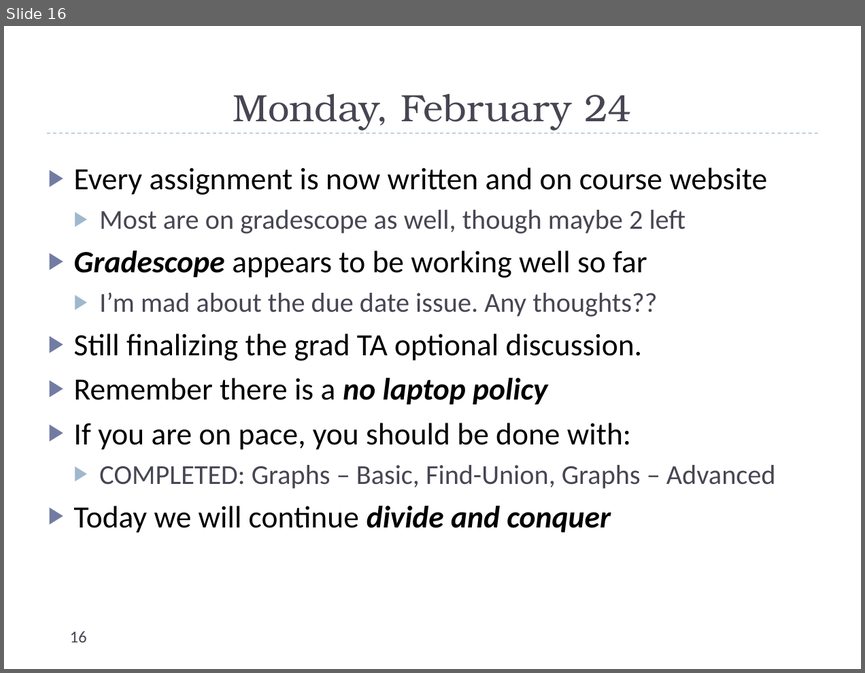
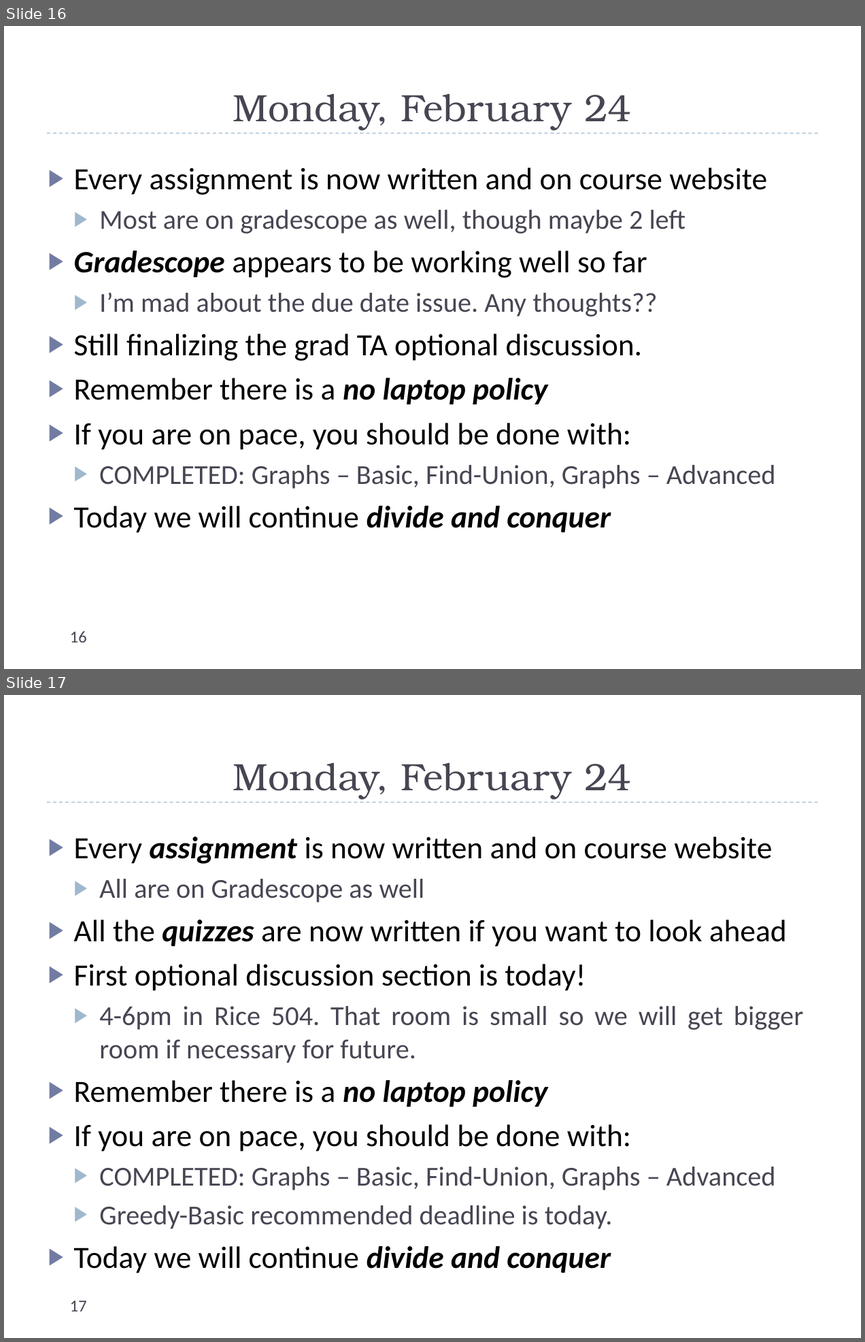
Before and after one commit to markfloryan/dsa2, a slide deck: slides/dailyAnnouncements.pptx. Shown one above the other, each under a label of ours: slide 16 before the commit, slides 16 and 17 after it. The pictures are 865x673 and 865x1342 pixels, drawn with LibreOffice and Linux fonts; fonts in the diff are those of the drawing. Boxes give left, top, right and bottom in pixels: in the first picture for what was removed or moved away, otherwise in the second. Text is boxed around its words. In the diff, an @@ line names an element or a change of style, - is before the commit and + after.

Commit message:
writing rest of the quizzes. Daily announcements updates

```diff
--- a/slides/dailyAnnouncements.pptx
+++ b/slides/dailyAnnouncements.pptx
@@ slide 17 added at [4,695,861,1338], background #FFFFFF; not listed: 1 template element that a slide beside it also shows @@
@@ title added at [233,763,631,799], 32 pt, text #464653 @@
+Monday, February 24
@@ text added at [74,836,803,1273], 26 pt, text #000000 @@
+▶ Every assignment is now written and on course website
+  ▶ All are on Gradescope as well
+▶ All the quizzes are now written if you want to look ahead
+▶ First optional discussion section is today!
+  ▶ 4-6pm in Rice 504. That room is small so we will get bigger room if necessary for future.
+▶ Remember there is a no laptop policy
+▶ If you are on pace, you should be done with:
+  ▶ COMPLETED: Graphs – Basic, Find-Union, Graphs – Advanced
+  ▶ Greedy-Basic recommended deadline is today.
+▶ Today we will continue divide and conquer
@@ page number added at [70,1300,87,1311], 14 pt, text #464653 @@
+17
```
Also in this commit, not shown: 13 other files.
